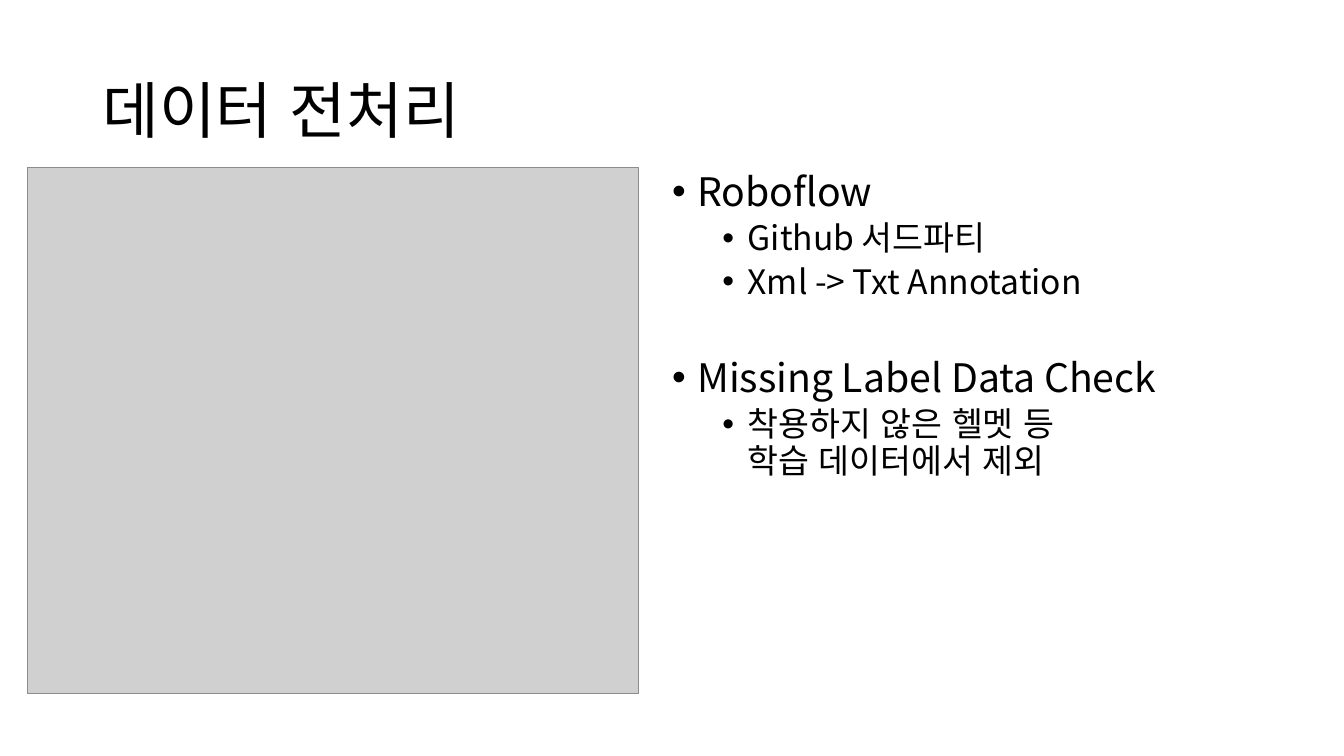
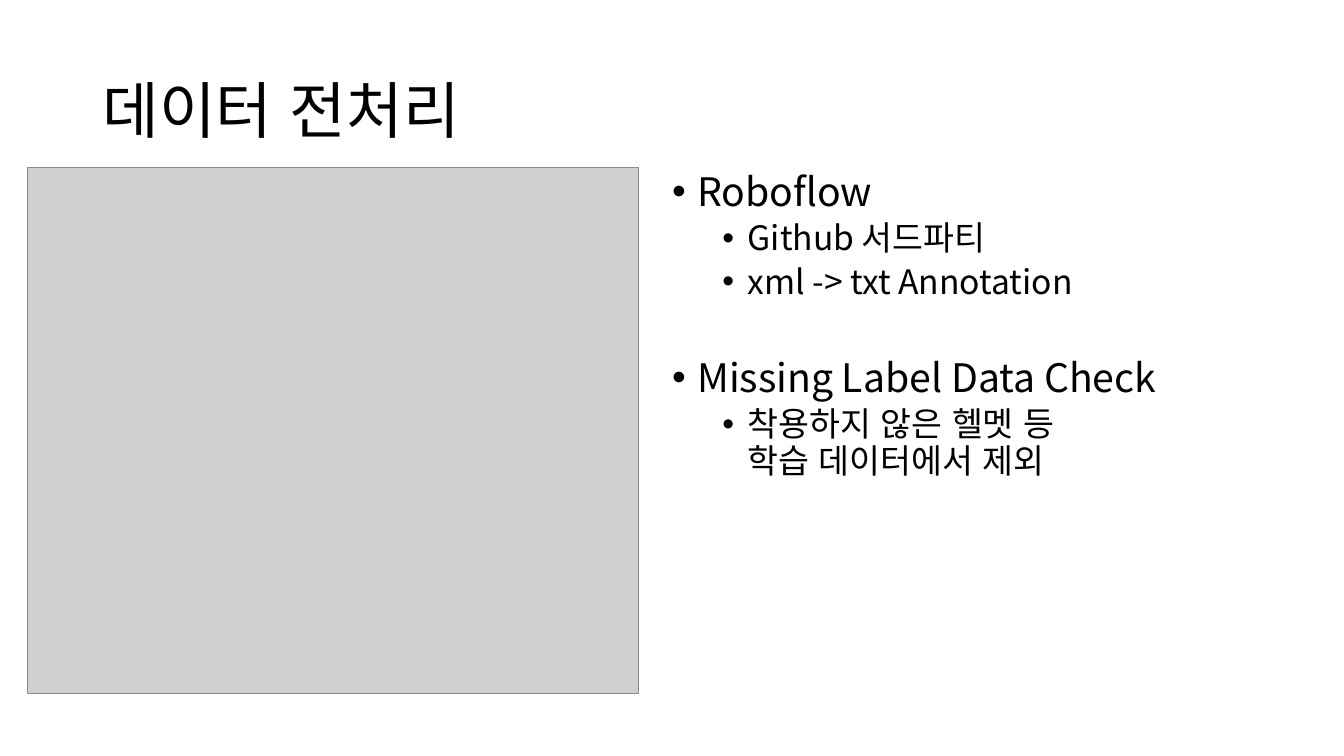
Before and after one commit to jun4879/cbnu_22_1_capstone, a slide deck: slide 3 of final_project/지능화 캡스톤 기말 프로젝트 중간점검_220523.pptx. Drawn at 1344x756 pixels with LibreOffice and Linux fonts; fonts in the diff are those of the drawing; grey boxes stand for pictures. Boxes give left, top, right and bottom in pixels: in the first picture for what was removed or moved away, otherwise in the second. Text is boxed around its words. In the diff, an @@ line names an element or a change of style, - is before the commit and + after.

```diff
--- a/final_project/지능화 캡스톤 기말 프로젝트 중간점검_220523.pptx
+++ b/final_project/지능화 캡스톤 기말 프로젝트 중간점검_220523.pptx
@@ text at (748, 267, 1072, 295): text changed @@
-  • Xml -> Txt Annotation
+  • xml -> txt Annotation
```
Also in this commit, not shown: 1 other slide changed.
